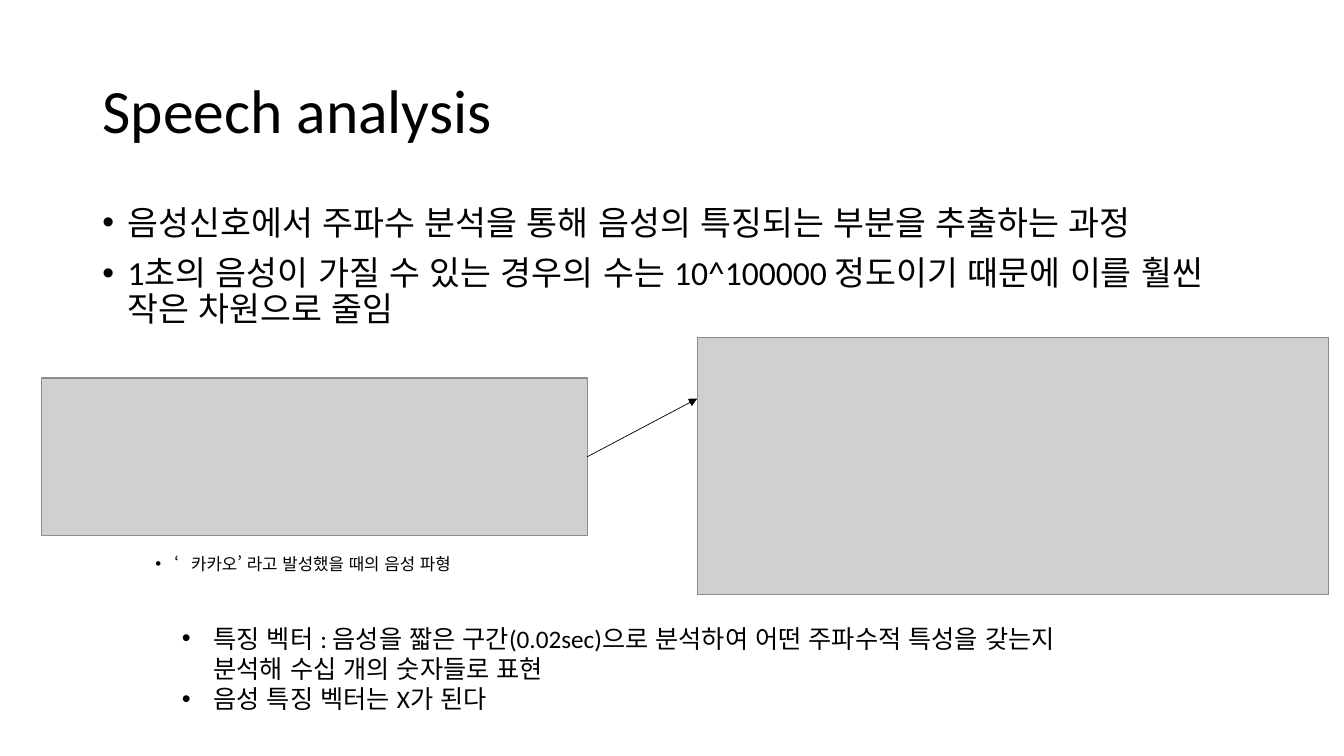
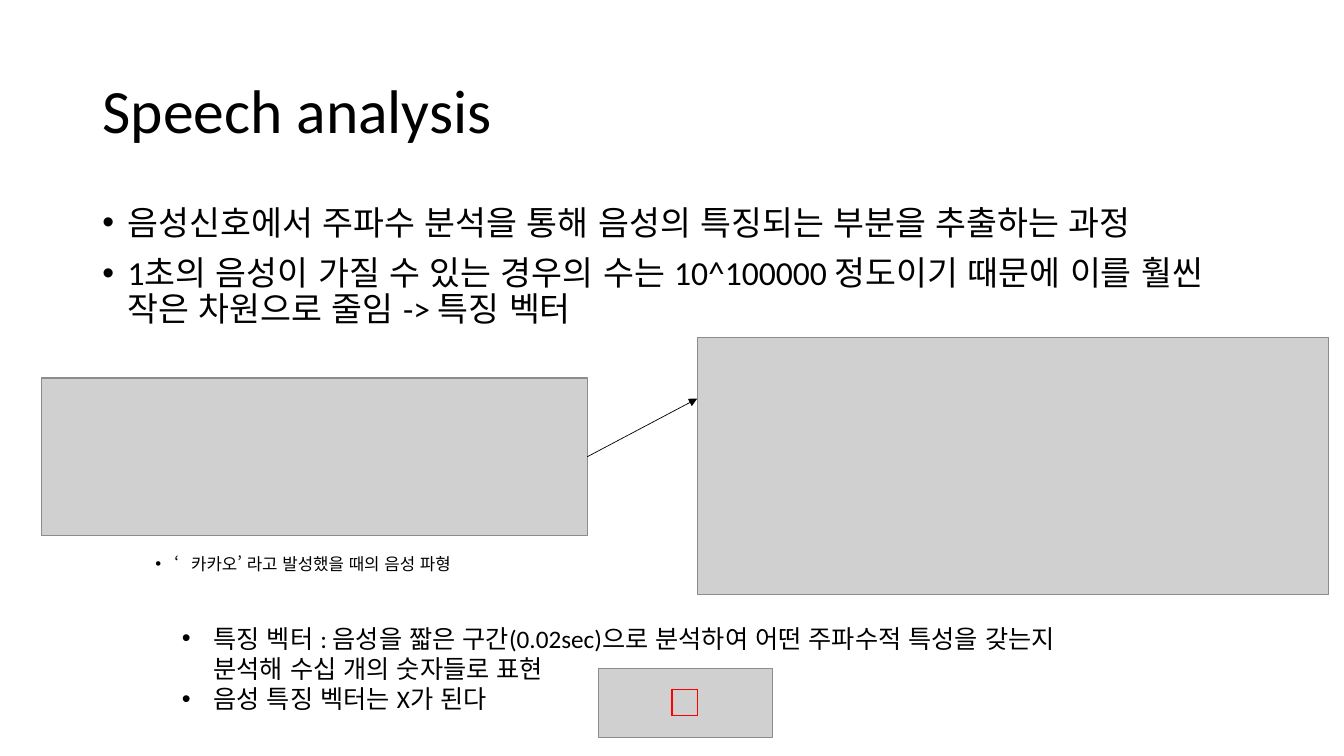
Before and after one commit to HYU-AILAB/ai-seminar, a slide deck: slide 21 of 11. Language Model/Language Model.pptx. Drawn at 1344x756 pixels with LibreOffice and Linux fonts; fonts in the diff are those of the drawing; grey boxes stand for pictures. Boxes give left, top, right and bottom in pixels: in the first picture for what was removed or moved away, otherwise in the second. Text is boxed around its words. In the diff, an @@ line names an element or a change of style, - is before the commit and + after.

```diff
--- a/11. Language Model/Language Model.pptx
+++ b/11. Language Model/Language Model.pptx
@@ text at [128, 257, 1203, 324]: text changed @@
-• 1초의 음성이 가질 수 있는 경우의 수는 10^100000 정도이기 때문에 이를 훨씬 작은 차원으로 줄임
+• 1초의 음성이 가질 수 있는 경우의 수는 10^100000 정도이기 때문에 이를 훨씬 작은 차원으로 줄임 -> 특징 벡터
@@ picture added at [599, 669, 773, 738] @@
@@ rectangle added at [673, 690, 698, 716], outline #FF0000 1 pt @@
```
Also in this commit, not shown: 3 other slides changed, 1 other file.
